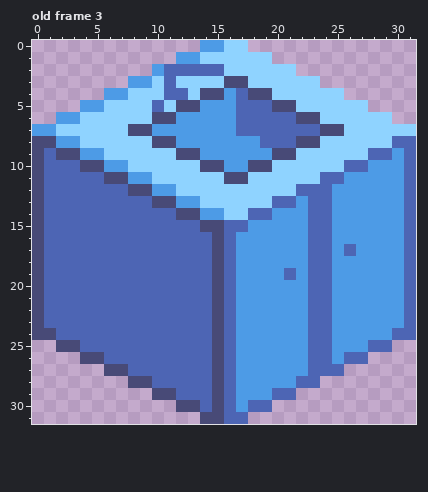
One commit to this pixel-art file: Assets/Art/S_ENVl_Küchenzeile.aseprite. Above, as it was before the edit.
32x32 pixels, 9 frames. Shown: old frame 3. The commit also changed other frames, which this record leaves out.
After:
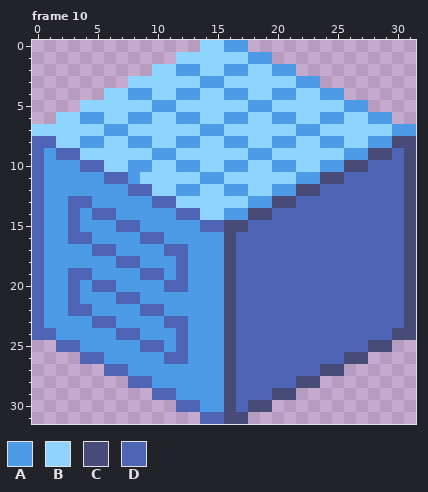
Palette (. is transparent): A #4d9be6  B #8fd3ff  C #484a77  D #4d65b4
A new or re-ordered frame is compared with the old frame closest to it.
Changes in this commit:
frames 9 -> 18
Changed rows in their new state; - is an unchanged pixel.
Frame 10 is new; against old frame 3, layer "Layer 1":
first column x 0:
 0 --------------BBAA--------------
 1 ------------BB----AA------------
 2 ----------BBAABBAA--AA----------
 3 --------BB-B--AABB----AA--------
 4 ------BBAA-BAABB-ABBAA--AA------
 5 ----BB----AABBBBBBAABB----AA----
 6 --BBAA--AABB--BB-ABBAABBAA--AA--
 7 BB----AABBBBBB--BBBBBBAABB----AA
 8 DDBBAA--AABB--BB--BBAABBAA--AACC
 9 DADDBB----AABBBBBB--BB----AACCDC
10 DAAADDBBAA--AABB--BBAA--AACCDDDC
11 DAAAAADD-B----AABB----AACCDDDDDC
12 DAAAAAAADDBBAA--AA--AACC-DDDDDDC
13 DAA--AAAAADDBB----AACCD--DDDDDDC
14 DAA-A--AAAAADDBBAACCDDD--DDDDDDC
15 DAA-AAA--AAAAADDCCDDDDD--DDDDDDC
16 DAA--AAAA--AAAAACDDDDDD--DDDDDDC
17 DAAAA--AAAA--AAACDDDDDD--D-DDDDC
18 DAAAAAA--AAA-AAACDDDDDD--DDDDDDC
19 DAA--AAAA--A-AAACDDDD-D--DDDDDDC
20 DAA-A--AAAA--AAACDDDDDD--DDDDDDC
21 DAA-AAA--AAAAAAACDDDDDD--DDDDDDC
22 DAA--AAAA--AAAAACDDDDDD--DDDDDDC
23 DAAAA--AAAA--AAACDDDDDD--DDDDDDC
24 DDAAAAA--AAA-AAACDDDDDD--DDDDDCC
25 --DDAAAAA--A-AAACDDDDDD--DDDCC--
26 ----DDAAAAA--AAACDDDDDD--DCC----
27 ------DDAAAAAAAACDDDDDD-CC------
28 --------DDAAAAAACDDDDDCC--------
29 ----------DDAAAACDDDCC----------
30 ------------DDAACDCC------------
31 --------------DDCC--------------
Boxes around the changes in both pictures, in picture pixels (x1, y1, x2, y2):
changed: (32, 40, 416, 424)
